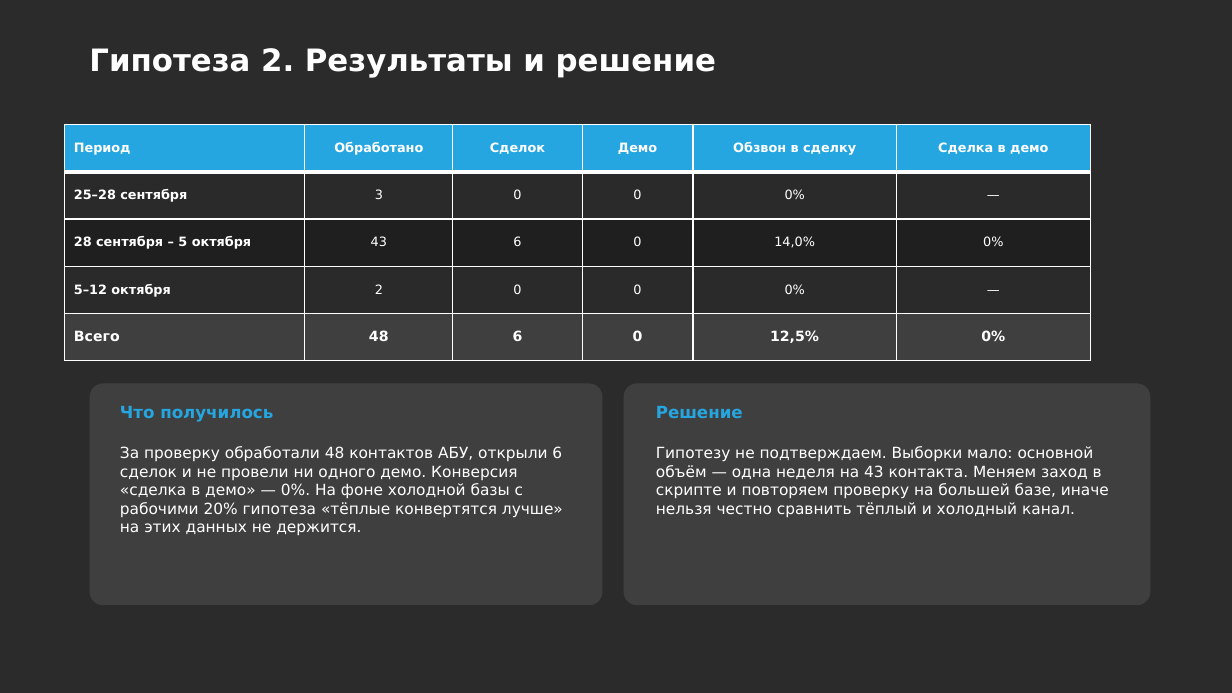
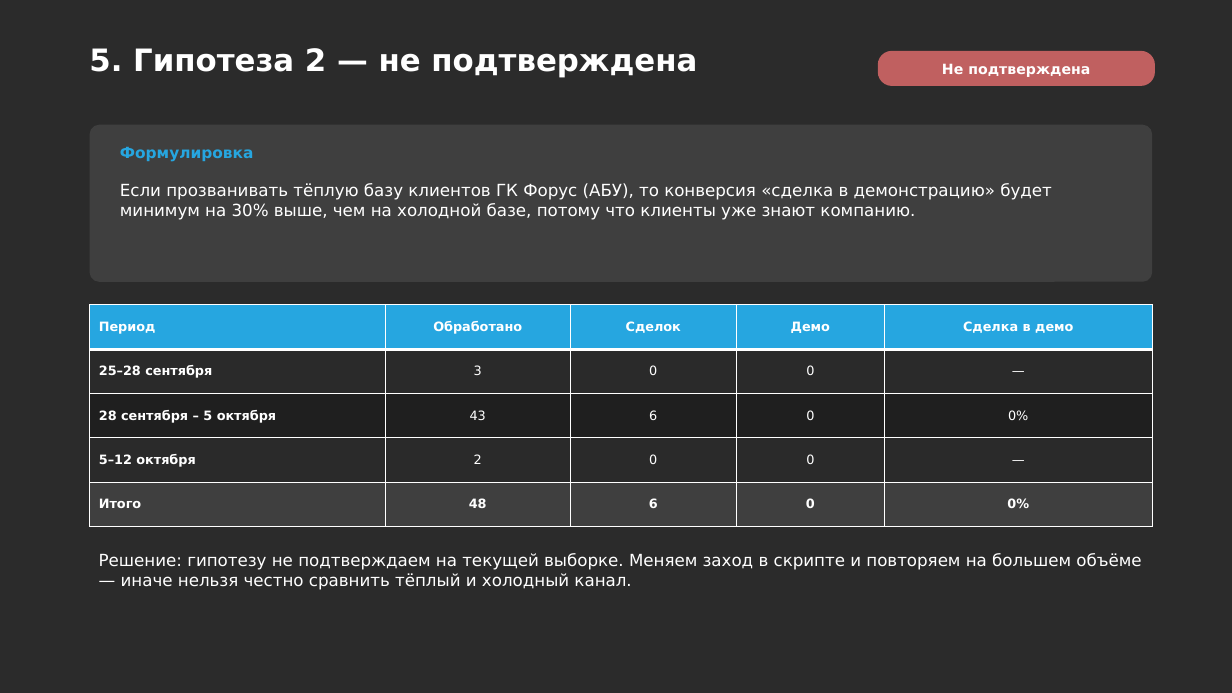
Before and after one commit to daaanilNikonov/for-lisa, a slide deck: slide 17 of presentation/Блиц-запись_Отчет_по_гипотезам.pptx (slide 12 before the commit). Drawn at 1232x693 pixels with LibreOffice and Linux fonts; fonts in the diff are those of the drawing; background and template pictures are left out; a plain dark background stands for a picture behind light text. Boxes give left, top, right and bottom in pixels: in the first picture for what was removed or moved away, otherwise in the second. Text is boxed around its words. In the diff, an @@ line names an element or a change of style, - is before the commit and + after.

```diff
--- a/presentation/Блиц-запись_Отчет_по_гипотезам.pptx
+++ b/presentation/Блиц-запись_Отчет_по_гипотезам.pptx
@@ title at (x1=89, y1=48, x2=697, y2=78): text changed @@
-Гипотеза 2. Результаты и решение
+5. Гипотеза 2 — не подтверждена
@@ rounded rectangle added at (x1=878, y1=51, x2=1155, y2=86), fill #C06060 @@
@@ text added at (x1=942, y1=63, x2=1090, y2=77), 11 pt, text #FFFFFF, bold @@
+Не подтверждена
@@ rounded rectangle added at (x1=90, y1=125, x2=1153, y2=282), fill #3F3F3F @@
@@ text added at (x1=120, y1=147, x2=254, y2=162), 12 pt, text #26A6E0, bold @@
+Формулировка
@@ text added at (x1=120, y1=183, x2=1052, y2=220), 13 pt, text #FFFFFF @@
+Если прозванивать тёплую базу клиентов ГК Форус (АБУ), то конверсия «сделка в демонстрацию» будет минимум на 30% выше, чем на холодной базе, потому что клиенты уже знают компанию.
@@ table at (x1=90, y1=305, x2=1153, y2=527) @@
-column 1, row 5: Всего
+column 1, row 5: Итого
-column 5: Обзвон в сделку | 0% | 14,0% | 0% | 12,5%
@@ table resized from (x1=65, y1=125, x2=1091, y2=360) to (x1=90, y1=305, x2=1153, y2=527) @@
@@ rounded rectangle removed at (x1=90, y1=384, x2=603, y2=605) @@
@@ rounded rectangle removed at (x1=624, y1=384, x2=1151, y2=605) @@
@@ text removed at (x1=120, y1=406, x2=273, y2=422) @@
-Что получилось
@@ text removed at (x1=656, y1=406, x2=743, y2=418) @@
-Решение
@@ text removed at (x1=120, y1=446, x2=563, y2=535) @@
-За проверку обработали 48 контактов АБУ, открыли 6 сделок и не провели ни одного демо. Конверсия «сделка в демо» — 0%. На фоне холодной базы с рабочими 20% гипотеза «тёплые конвертятся лучше» на этих данных не держится.
@@ text at (x1=99, y1=553, x2=1141, y2=590): text changed; size 12 to 13 pt @@
-Гипотезу не подтверждаем. Выборки мало: основной объём — одна неделя на 43 контакта. Меняем заход в скрипте и повторяем проверку на большей базе, иначе нельзя честно сравнить тёплый и холодный канал.
+Решение: гипотезу не подтверждаем на текущей выборке. Меняем заход в скрипте и повторяем на большем объёме — иначе нельзя честно сравнить тёплый и холодный канал.
```
Also in this commit, not shown: 1 other slide changed, 19 slides added, 16 slides removed, 5 other files.
